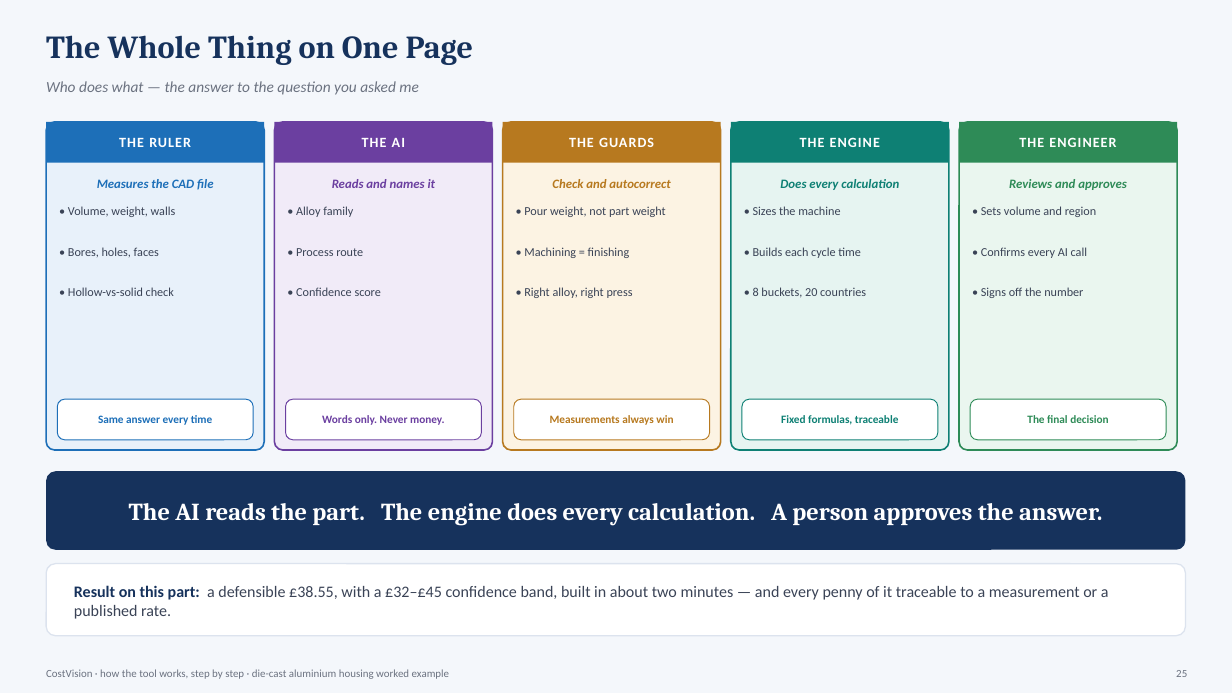
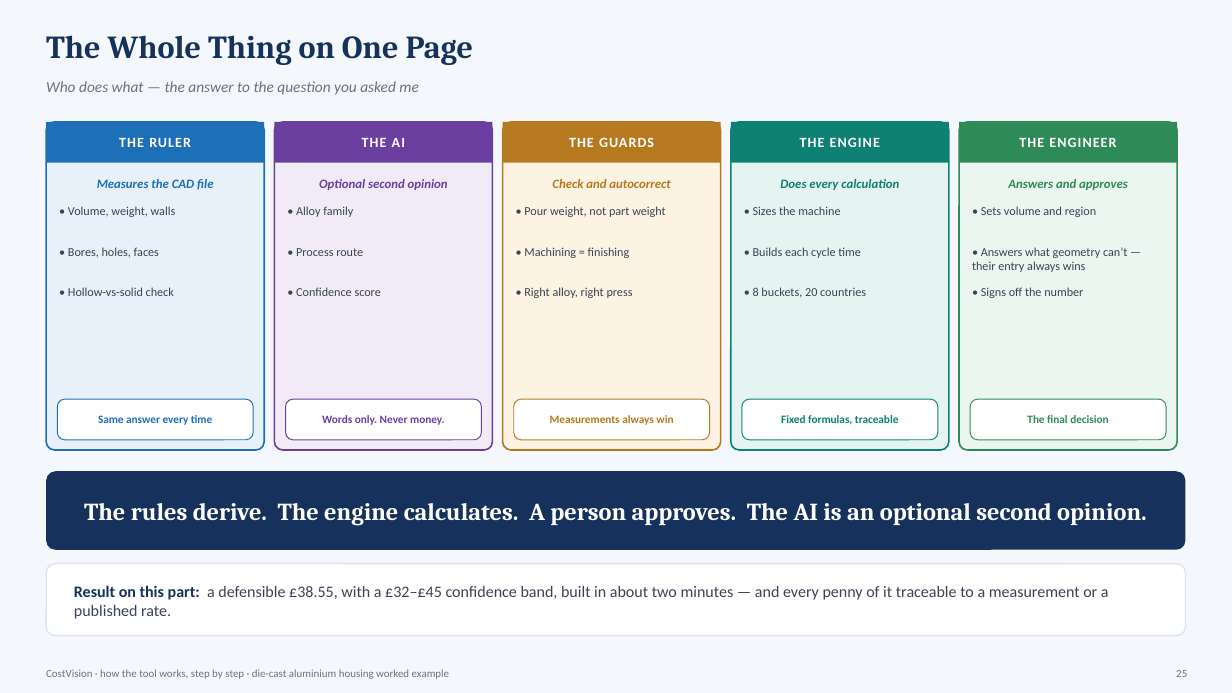
Before and after one commit to bhosaleavinash546/leamington-marathi, a slide deck: slide 25 of CostVision-Workflow-Explained.pptx. Drawn at 1232x693 pixels with LibreOffice and Linux fonts; fonts in the diff are those of the drawing. Boxes give left, top, right and bottom in pixels: in the first picture for what was removed or moved away, otherwise in the second. Text is boxed around its words. In the diff, an @@ line names an element or a change of style, - is before the commit and + after.

```diff
--- a/CostVision-Workflow-Explained.pptx
+++ b/CostVision-Workflow-Explained.pptx
@@ text at (319, 179, 448, 190): text changed @@
-Reads and names it
+Optional second opinion
@@ text at (1008, 179, 1128, 190): text changed @@
-Reviews and approves
+Answers and approves
@@ text at (972, 247, 1127, 272): text changed @@
-• Confirms every AI call
+• Answers what geometry can’t — their entry always wins
@@ text at (84, 503, 1147, 526): text changed @@
-The AI reads the part. The engine does every calculation. A person approves the answer.
+The rules derive. The engine calculates. A person approves. The AI is an optional second opinion.
```
Also in this commit, not shown: 4 other slides changed, 1 other file.
